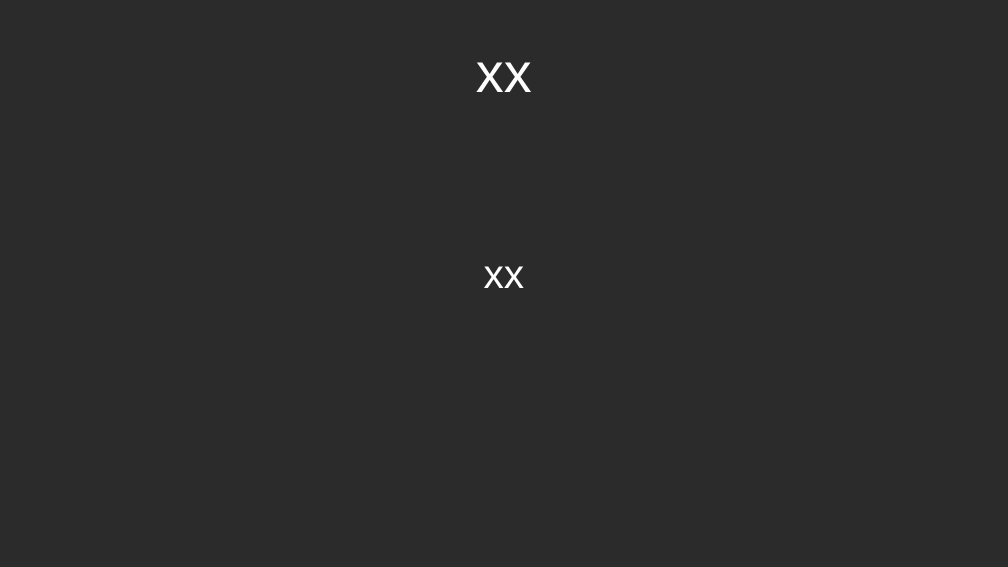
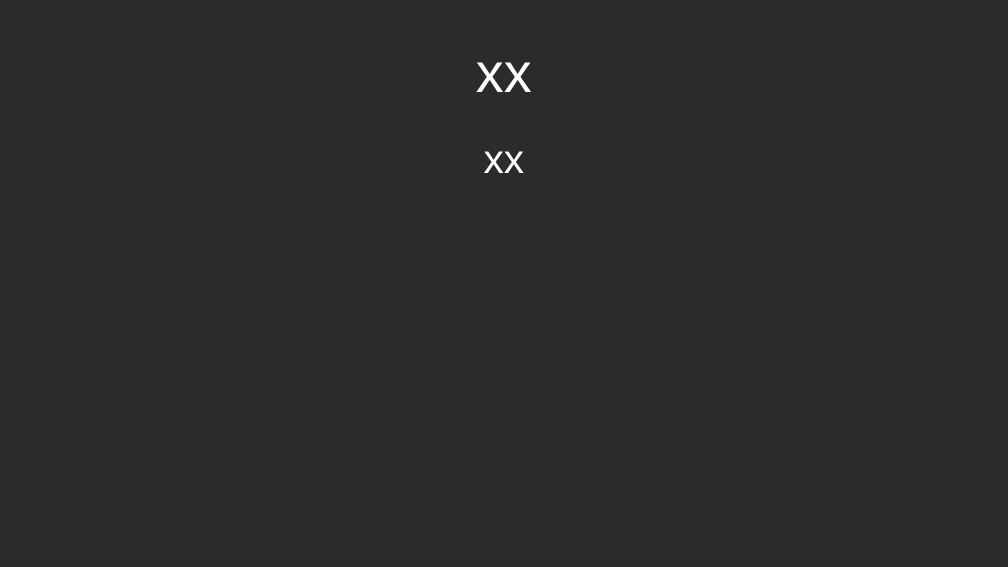
Before and after one commit to RayAndrade/JavaScriptStudy, a slide deck: slide 7 of Creational/Prototype/intro/intro.odp (slide 1 before the commit). Drawn at 1008x567 pixels with LibreOffice and Linux fonts; fonts in the diff are those of the drawing; background and template pictures are left out; a plain dark background stands for a picture behind light text. Boxes give left, top, right and bottom in pixels: in the first picture for what was removed or moved away, otherwise in the second. Text is boxed around its words. In the diff, an @@ line names an element or a change of style, - is before the commit and + after.

```diff
--- a/Creational/Prototype/intro/intro.odp
+++ b/Creational/Prototype/intro/intro.odp
@@ subtitle "xx" at <box>484,151,525,173</box>: vertical alignment middle to top @@
```
Also in this commit, not shown: 6 slides added, 40 other files.
